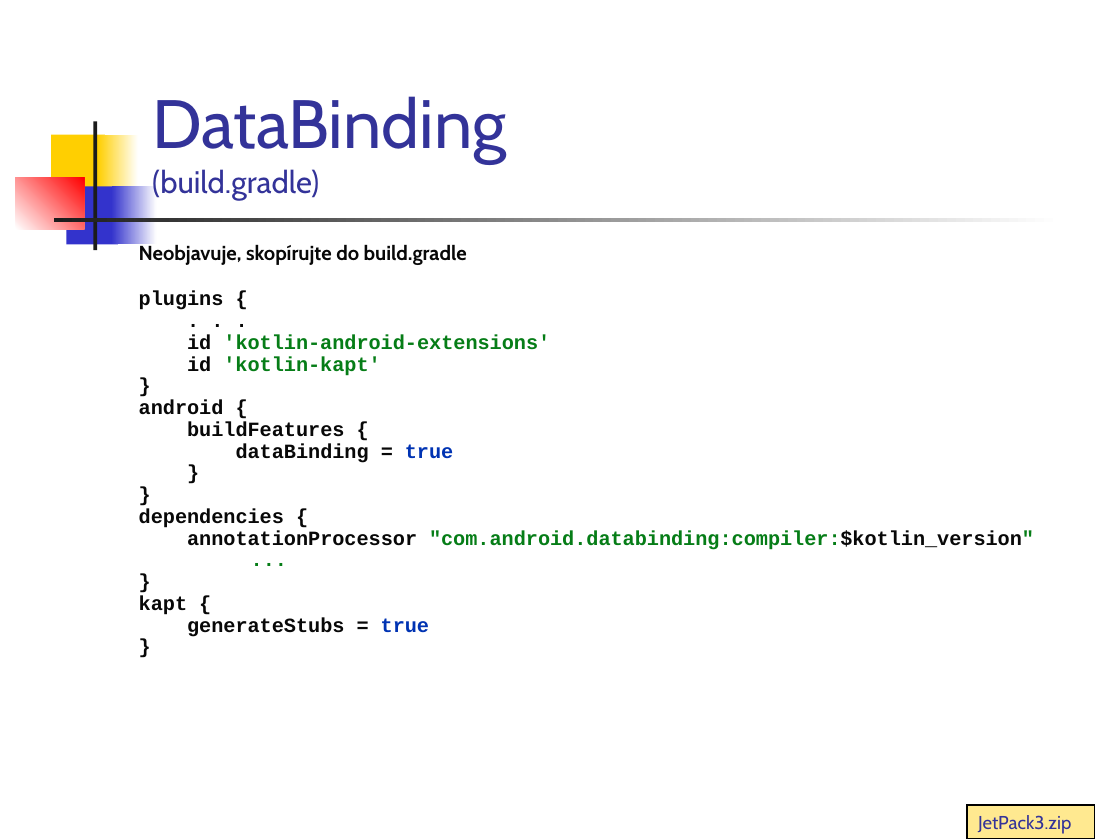
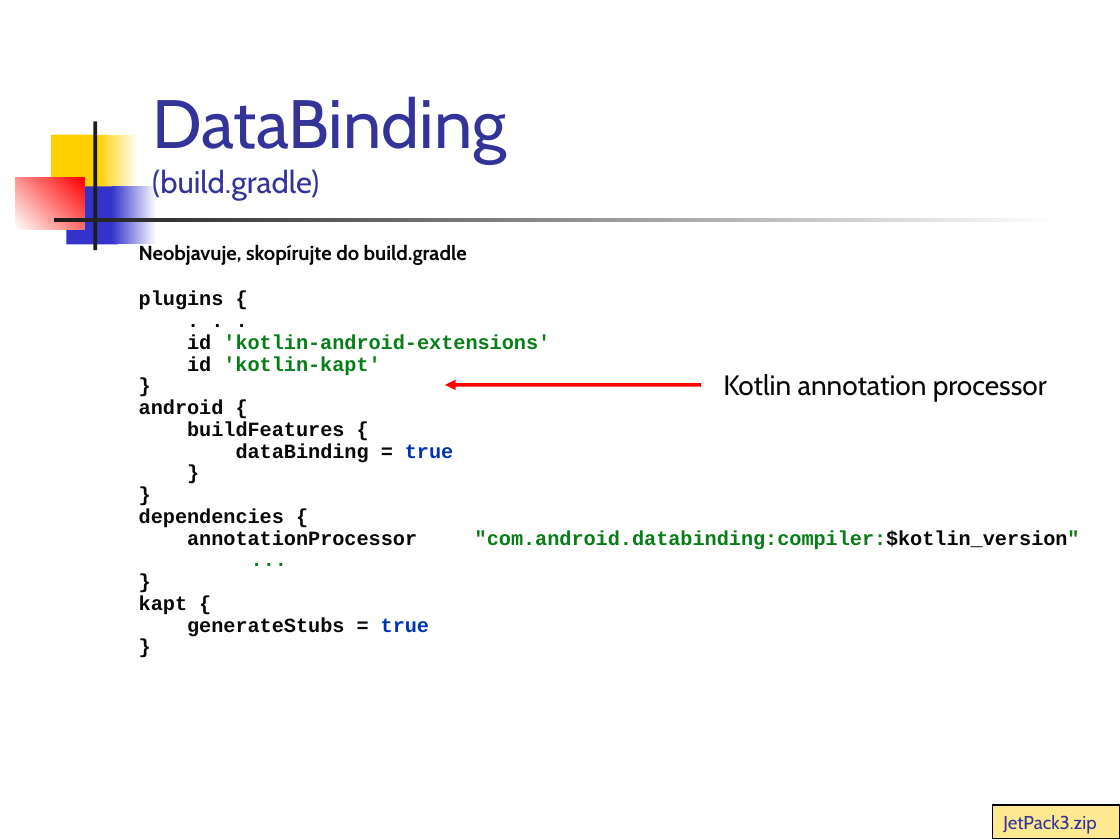
Before and after one commit to vmandro/Prednasky, a slide deck: slide 18 of 07/07_Android.ppt (slide 13 before the commit). Drawn at 1120x840 pixels with LibreOffice and Linux fonts; fonts in the diff are those of the drawing. Boxes give left, top, right and bottom in pixels: in the first picture for what was removed or moved away, otherwise in the second. Text is boxed around its words. In the diff, an @@ line names an element or a change of style, - is before the commit and + after.

```diff
--- a/07/07_Android.ppt
+++ b/07/07_Android.ppt
@@ text "Neobjavuje, skopírujte do build.gradle" rewrapped from (139, 243, 1034, 637) to (139, 243, 1080, 637) @@
@@ arrow added from (701, 385) to (445, 385), #FF0000 2.24 pt @@
@@ text added at (723, 374, 1047, 402), 18 pt, text #080808 @@
+Kotlin annotation processor
@@ rectangle "JetPack3.zip": place and size @@
-rectangle "JetPack3.zip" at (967, 805, 1094, 839)
+rectangle "JetPack3.zip" at (992, 805, 1120, 839)
```
Also in this commit, not shown: 14 other slides changed, 14 slides added, 2 slides removed, 1 other file.
